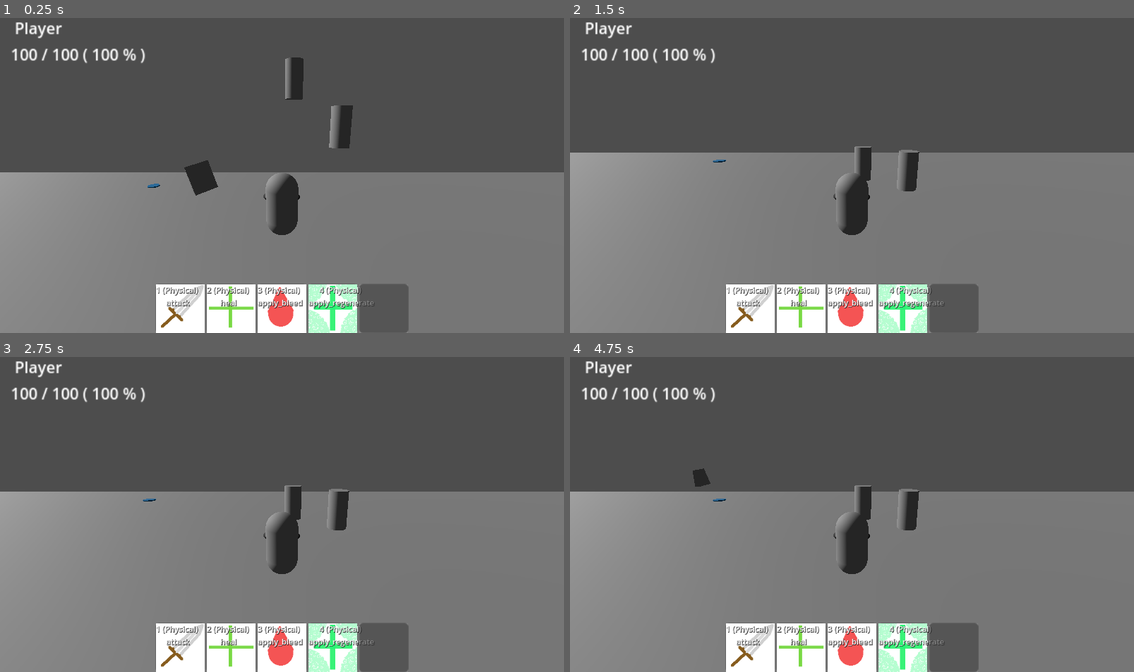
Above: before the commit, frames 1-4 (two rows, left to right).
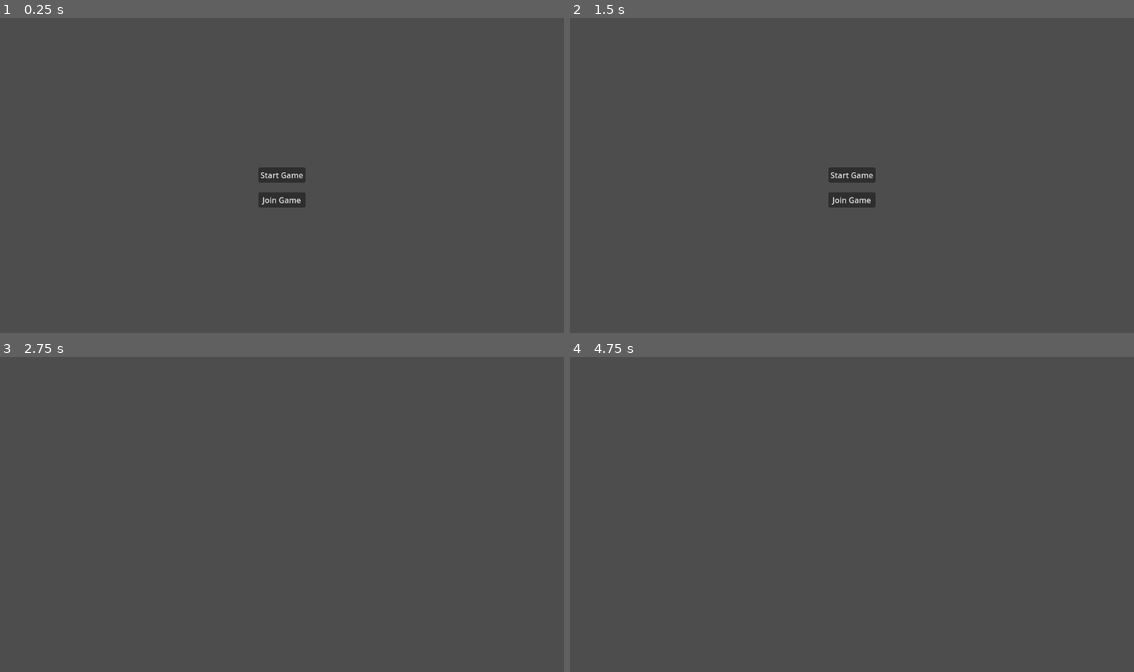
Above: after the commit, the same moments.

Repository: Uraxii/project-corridor
Game: Godot game, scene res://data/menus/main_menu.tscn
Same seed, same stepped clock (60 frames per second), same inputs: the game is played once before the commit and once after it. Before the commit the project starts from res://data/maps/test_scene.tscn.
Inputs (mouse positions are in pixels of both pictures, inside the frame that each line leads up to):
- Up to frame 1 (0.25 s): no input
- Up to frame 2 (1.5 s): click (750, 307) at 0.5 s, where only the run before the commit has a clickable "1 (Physical) attack"; click (801, 307) at 1.25 s, where only the run before the commit has a clickable "2 (Physical) heal"
- Up to frame 3 (2.75 s): click (282, 539) at 2 s, where only the run after the commit has a clickable "Join Game"
- Up to frame 4 (4.75 s): click (852, 646) at 2.75 s, where only the run before the commit has a clickable "3 (Physical) apply_bleed"; click (902, 646) at 3.5 s, where only the run before the commit has a clickable "4 (Physical) apply_regenerate"; click (953, 646) at 4.27 s

The runs differ from the first frame. In frame 1, 51% of the frame differs, in the area x 0-100%, y 1-100%; in frame 2, 56%; in frame 3, 56%; in frame 4, 56%.

Commit message:
wip multiplayer

Diff:
--- a/data/entities/states/state_base.gd
+++ b/data/entities/states/state_base.gd
@@ -7,7 +7,8 @@
 
 
 func enter(entity) -> void:
-        print('Entered state ', name.to_lower())
+        # print('Entered state ', name.to_lower())
+        pass
 
 
 func frame_update(entity) -> void:
@@ -19,4 +20,5 @@
 
 
 func exit(entity) -> void:
-        print('Exited state ', name.to_lower())
+        # print('Exited state ', name.to_lower())
+        pass
--- /dev/null
+++ b/data/game_manager.tscn
@@ -0,0 +1,6 @@
+[gd_scene load_steps=2 format=3 uid="uid://c406yphrxt8d6"]
+
+[ext_resource type="Script" uid="uid://bnl3fqwy5j20y" path="res://data/game_manager.gd" id="1_5kj04"]
+
+[node name="GameManager" type="Node"]
+script = ExtResource("1_5kj04")
--- /dev/null
+++ b/data/init.gd
@@ -0,0 +1,17 @@
+extends Node
+
+var game_manager: Resource = preload("res://data/game_manager.tscn")
+var network_manager: Resource = preload("res://data/networking/network_manager.tscn")
+
+
+func _ready() -> void:
+        var root_node: Node = get_tree().root
+
+        var players_node = Node.new()
+        players_node.name = "Players"
+        root_node.add_child.call_deferred(players_node)
+
+        root_node.add_child.call_deferred(game_manager.instantiate())
+        root_node.add_child.call_deferred(network_manager.instantiate())
+
+        queue_free.call_deferred()
--- /dev/null
+++ b/data/init.tscn
@@ -0,0 +1,6 @@
+[gd_scene load_steps=2 format=3 uid="uid://bq0mcb6mkgwtu"]
+
+[ext_resource type="Script" uid="uid://ckbik065f6y3q" path="res://data/init.gd" id="1_pg2mc"]
+
+[node name="Init" type="Node"]
+script = ExtResource("1_pg2mc")
--- a/data/maps/test_scene.tscn
+++ b/data/maps/test_scene.tscn
@@ -1,8 +1,7 @@
-[gd_scene load_steps=9 format=3 uid="uid://bek81rl6qcugn"]
+[gd_scene load_steps=8 format=3 uid="uid://bek81rl6qcugn"]
 
-[ext_resource type="PackedScene" uid="uid://pw1myqomeom7" path="res://Scenes/Entites/player.tscn" id="1_3yghb"]
-[ext_resource type="PackedScene" uid="uid://8brs8d84ngt8" path="res://entities/strafer/strafer.tscn" id="2_8703a"]
-[ext_resource type="PackedScene" uid="uid://cys2dvmphwy10" path="res://entities/target_dummy/target_dummy.tscn" id="2_vwa2n"]
+[ext_resource type="PackedScene" uid="uid://8brs8d84ngt8" path="res://data/entities/strafer/strafer.tscn" id="2_8703a"]
+[ext_resource type="PackedScene" uid="uid://cys2dvmphwy10" path="res://data/entities/target_dummy/target_dummy.tscn" id="2_vwa2n"]
 [ext_resource type="PackedScene" uid="uid://4tg2rw17el7f" path="res://environment/patrol_node.tscn" id="4_sl7vw"]
 
 [sub_resource type="Environment" id="Environment_hav7s"]
@@ -35,9 +34,6 @@
 transform = Transform3D(0.361191, 0.459575, -0.811377, 0.797676, 0.298382, 0.5241, 0.482963, -0.836516, -0.258819, -12.733, 26.8861, 0)
 light_energy = 1.068
 
-[node name="Player" parent="." instance=ExtResource("1_3yghb")]
-transform = Transform3D(1, 0, 0, 0, 1, 0, 0, 0, 1, 0, 6.80564, 3.69442)
-
 [node name="Strafer" parent="." node_paths=PackedStringArray("state_machines") instance=ExtResource("2_8703a")]
 transform = Transform3D(0.830907, 0, 0.556412, 0, 1, 0, -0.556412, 0, 0.830907, -2.03697, 6.09112, 0)
 state_machines = [NodePath("StatesMachines/LowerBody")]
--- /dev/null
+++ b/data/menus/main_menu.gd
@@ -0,0 +1,29 @@
+class_name MainMenu extends Node
+
+@onready var start:     Button = %Start
+@onready var join:      Button = %Join
+
+
+func _ready() -> void:
+        start.pressed.connect(host_game)
+        join.pressed.connect(join_game)
+
+
+func host_game() -> void:
+        if not NetworkManager.singleton:
+                print('No networkmanager')
+                return
+
+        NetworkManager.singleton.start_game()
+
+        queue_free.call_deferred()
+
+
+func join_game() -> void:
+        if not NetworkManager.singleton:
+                print('No networkmanager')
+                return
+
+        NetworkManager.singleton.join_game()
+
+        queue_free.call_deferred()
--- /dev/null
+++ b/data/menus/main_menu.tscn
@@ -0,0 +1,44 @@
+[gd_scene load_steps=2 format=3 uid="uid://bxn66u107wx0q"]
+
+[ext_resource type="Script" uid="uid://cu6il6q81m1pp" path="res://data/menus/main_menu.gd" id="1_bl574"]
+
+[node name="MainMenu" type="Control"]
+layout_mode = 3
+anchors_preset = 15
+anchor_right = 1.0
+anchor_bottom = 1.0
+grow_horizontal = 2
+grow_vertical = 2
+script = ExtResource("1_bl574")
+
+[node name="Start" type="Button" parent="."]
+unique_name_in_owner = true
+layout_mode = 1
+anchors_preset = 8
+anchor_left = 0.5
+anchor_top = 0.5
+anchor_right = 0.5
+anchor_bottom = 0.5
+offset_left = -48.0
+offset_top = -15.5
+offset_right = 48.0
+offset_bottom = 15.5
+grow_horizontal = 2
+grow_vertical = 2
+text = "Start Game"
+
+[node name="Join" type="Button" parent="."]
+unique_name_in_owner = true
+layout_mode = 1
+anchors_preset = 8
+anchor_left = 0.5
+anchor_top = 0.5
+anchor_right = 0.5
+anchor_bottom = 0.5
+offset_left = -48.0
+offset_top = 36.0
+offset_right = 48.0
+offset_bottom = 67.0
+grow_horizontal = 2
+grow_vertical = 2
+text = "Join Game"
--- a/data/network_manager/network_manager.gd
+++ b/data/networking/network_manager.gd
@@ -1,30 +1,37 @@
-extends Node
+class_name NetworkManager extends Node
 
 signal client_connected(id: int)
 signal client_disconnected(id: int)
 signal server_disconnected
-signal scene_changed
+
+static var singleton: NetworkManager
 
 const DEFAULT_SERVER_IP: String = "localhost"
 const PORT: int = 7000
 const MAX_CONNECTIONS: int = 2
 
-@onready var players_node:Node = get_tree().root.get_node("Players")
+const HOST_ID: int = 1
 
-var entry_scene: Resource = preload("res://Scenes/main_menu.tscn")
-var lobby_scene: Resource = preload("res://Scenes/lobby.tscn")
-var level_scene: Resource = preload("res://Scenes/test_level.tscn")
-var player_scene: Resource = preload("res://Scenes/Characters/player.tscn")
+var entry_scene:        Resource = preload("res://data/maps/test_scene.tscn")
+var lobby_scene:        Resource = preload("res://data/maps/test_scene.tscn")
+var level_scene:        Resource = preload("res://data/maps/test_scene.tscn")
+var player_scene:       Resource = preload("res://data/entities/player/player.tscn")
 
-var connections: Dictionary = {}
+var connections: Dictionary[int, Node] = {}
 var players_loaded: int = 0
 var players_ready: int = 0
 var current_scene: Node
 
-var player_info: PlayerInfo = SaveManager.active_save.players[0]
+var players_node: Node
+
 
 func _ready() -> void:
-        multiplayer.allow_object_decoding = true
+        if singleton:
+                queue_free()
+
+        singleton = self
+
+        multiplayer.allow_object_decoding = true # TODO: This is **insecure** !")!! Find a way to disable this before launch!!!!
 
         multiplayer.peer_connected.connect(_on_client_connected)
         multiplayer.peer_disconnected.connect(_on_client_disconnected)
@@ -32,34 +39,39 @@
         multiplayer.connection_failed.connect(_on_connected_fail)
         multiplayer.server_disconnected.connect(_on_server_disconnected)
 
-        call_deferred("start_game")
+        players_node = get_tree().root.get_node("Players")
+
 
 func start_game() -> void:
-        transition_scene(entry_scene)
+        create_game()
 
-func join_game(address=""):
-        print("Client.")
-        if address.is_empty():
-                address = DEFAULT_SERVER_IP
+
+func join_game(address=DEFAULT_SERVER_IP, port=PORT):
+        print('Client')
+
         var peer = ENetMultiplayerPeer.new()
-        var error = peer.create_client(address, PORT)
+        var error = peer.create_client(address, port)
+
         if error:
                 return error
+
         multiplayer.multiplayer_peer = peer
 
+
 func create_game():
-        print("Server.")
+        print('Host')
+
         transition_scene(lobby_scene)
+
         var peer = ENetMultiplayerPeer.new()
         var error = peer.create_server(PORT, MAX_CONNECTIONS)
         if error:
                 return error
         multiplayer.multiplayer_peer = peer
 
-        var id: int = 1
-        client_connected.emit(id)
-        player_info = PlayerInfo.new("Player", id)
-        instantiate_player(id, player_info.to_dict())
+        client_connected.emit(HOST_ID)
+        instantiate_player(HOST_ID)
+
 
 func transition_scene(new_scene: Resource):
         if current_scene != null:
@@ -67,33 +79,44 @@
         current_scene = new_scene.instantiate()
         get_tree().root.add_child(current_scene)
 
+
 func move_player_to_lobby():
         transition_scene(lobby_scene)
         var ready_checker: Node2D = current_scene.get_node("ReadyCheck")
         ready_checker.player_ready(_on_player_ready)
         ready_checker.player_not_ready(_on_player_not_ready)
 
+
 func _on_player_ready():
         print("Player ready.")
+
         players_ready += 1
+
         if players_ready == MAX_CONNECTIONS:
                 transition_scene(level_scene)
+
 
 func _on_player_not_ready():
         print("Player not ready.")
         players_ready -= 1
 
+
 func remove_multiplayer_peer() -> void:
         multiplayer.multiplayer_peer = null
 
-func instantiate_player(id: int, player_data:Dictionary) -> void:
+
+func instantiate_player(id: int) -> void:
         var new_player: Node = player_scene.instantiate()
         players_node.add_child(new_player)
-        var info_node = new_player.get_node("PlayerInfo")
-        info_node.set_data(player_data["display_name"], player_data["authority_id"])
-        new_player.name = "conn=%s (%s)" % [id, info_node.display_name]
+
+        # var info_node = new_player.get_node("PlayerInfo")
+
+        # new_player.name = "conn=%s (%s)" % [id, info_node.display_name]
+
         connections[id] = new_player
+
         print("INFO=Registered new player.\tDisplay Name=%s\tID=%s" % [new_player.name, id])
+
 
 @rpc("any_peer", "reliable")
 func player_loaded() -> void:
@@ -104,30 +127,34 @@
                         print("All players loaded.")
                         players_loaded = 0
 
+
 func _on_client_connected(id: int) -> void:
         print("Connected.")
-        transition_scene(lobby_scene)
-        _register_player.rpc_id(id, player_info.to_dict())
+        _register_player.rpc_id(id)
+
 
 @rpc("any_peer", "reliable")
-func _register_player(player_data: Dictionary) -> void:
-        var owner_id: int = multiplayer.get_remote_sender_id()
-        instantiate_player(owner_id, player_data)
+func _register_player() -> void:
+        instantiate_player(multiplayer.get_remote_sender_id())
+
 
 func _on_client_disconnected(id):
         connections.erase(id)
         client_disconnected.emit(id)
 
+
 func _on_connected_ok() -> void:
+        transition_scene(lobby_scene)
         var client_id: int = multiplayer.get_unique_id()
-        player_info = PlayerInfo.new("Player", client_id)
-        instantiate_player(client_id, player_info.to_dict())
+        instantiate_player(client_id)
         client_connected.emit(client_id)
+
 
 func _on_connected_fail() -> void:
         multiplayer.multiplayer_peer = null
 
+
 func _on_server_disconnected():
         multiplayer.multiplayer_peer = null
         connections.clear()
-        server_disconnected.emit
+        server_disconnected.emit()
--- /dev/null
+++ b/data/networking/network_manager.tscn
@@ -0,0 +1,6 @@
+[gd_scene load_steps=2 format=3 uid="uid://c8pyryffxid25"]
+
+[ext_resource type="Script" uid="uid://b7m24di4l04pb" path="res://data/networking/network_manager.gd" id="1_74q3r"]
+
+[node name="NetworkManager" type="Node"]
+script = ExtResource("1_74q3r")
--- /dev/null
+++ b/data/networking/player_info.gd
@@ -0,0 +1,9 @@
+class_name PlayerInfo
+
+var display_name:       String  = ""
+var network_id:         int     = -1
+
+
+func _init(name: String, id: int) -> void:
+        self.display_name = name
+        self.network_id = id
--- a/data/user_interface/skills/bar/skill_bar.gd
+++ b/data/user_interface/skills/bar/skill_bar.gd
@@ -18,7 +18,8 @@
                 button.name = 'bar_%d_skill_%d' % [bar_number, button_number]
                 button_number += 1
                 button.initialize(button.name, entity)
-                print('Created skill button %s' % button.name)
+
+                # print('Created skill button %s' % button.name)
 
 
 func _ready() -> void:
--- a/data/user_interface/skills/button/skill_button.gd
+++ b/data/user_interface/skills/button/skill_button.gd
@@ -28,14 +28,14 @@
                 shortcut.events.append_array(inputs)
                 set_shortcut(shortcut)
 
-                print('Set button to %s' % bind_text.text)
+                # print('Set button to %s' % bind_text.text)
 
         if name in owner.skill_binds.keys():
                 skill = owner.load_skill(owner.skill_binds[name])
                 bind_text.text += ' \n' + skill.id
                 icon.texture = skill.icon
 
-        print('Finished initializing button.')
+        # print('Finished initializing button.')
 
 
 func _process(delta: float) -> void:
@@ -46,10 +46,10 @@
 
 func _on_pressed() -> void:
         if !skill:
-                print('No Skill assigned to button.')
+                # print('No Skill assigned to button.')
                 return
 
-        print('ON cooldown')
+        # print('ON cooldown')
 
         disabled = true
         set_process(true)
@@ -62,7 +62,7 @@
         )
 
         # cast_result = skill.cast(caster, caster.target)
-        GameManagement.enqueue_cast(cast_request)
+        GameManager.enqueue_cast(cast_request)
 
         if cast_result:
                 print(cast_result)
--- a/project.godot
+++ b/project.godot
@@ -11,13 +11,13 @@
 [application]
 
 config/name="project-corridor"
-run/main_scene="uid://bek81rl6qcugn"
+run/main_scene="uid://bxn66u107wx0q"
 config/features=PackedStringArray("4.4", "Forward Plus")
 config/icon="res://icon.svg"
 
 [autoload]
 
-GameManagement="*res://data/game_manager.gd"
+InitNode="*res://data/init.gd"
 
 [dotnet]
 
Not shown, added: data/init.gd.uid
Not shown, added: data/menus/main_menu.gd.uid
Not shown, removed: data/network_manager/network_manager.gd.uid
Not shown, added: data/networking/network_manager.gd.uid
Not shown, added: data/networking/player_info.gd.uid
